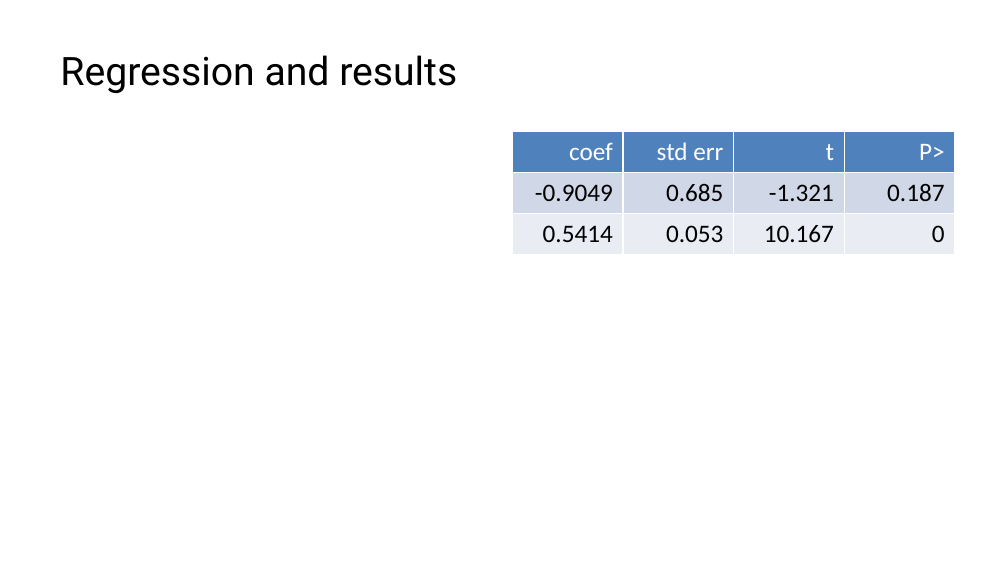
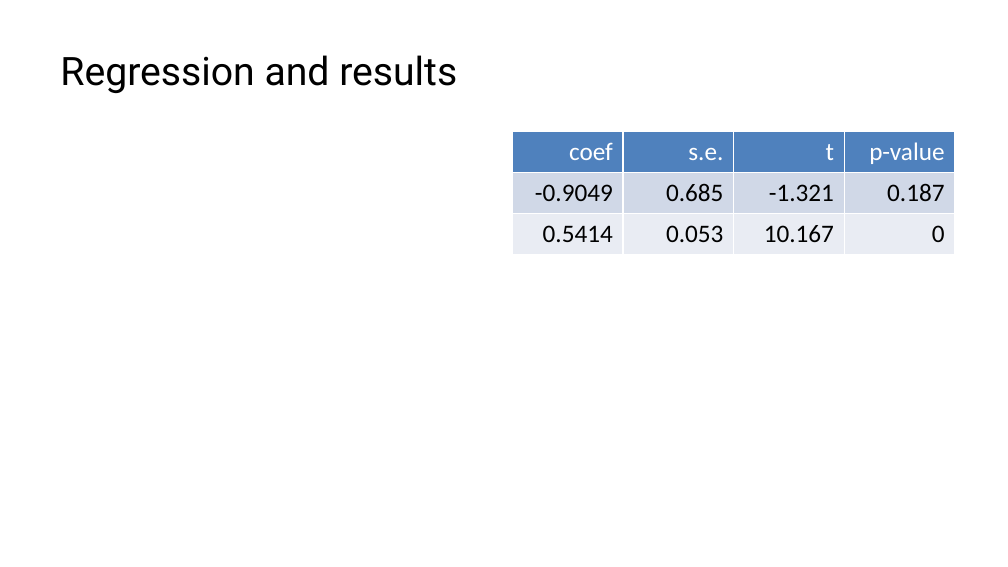
Before and after one commit to lucas-a-meyer/using-quarto, a slide deck: slide 15 of docs/presentation-orig.pptx. Drawn at 1008x567 pixels with LibreOffice and Linux fonts; fonts in the diff are those of the drawing. Boxes give left, top, right and bottom in pixels: in the first picture for what was removed or moved away, otherwise in the second. Text is boxed around its words. In the diff, an @@ line names an element or a change of style, - is before the commit and + after.

```diff
--- a/docs/presentation-orig.pptx
+++ b/docs/presentation-orig.pptx
@@ table at bbox=[512, 132, 956, 506] @@
-row 1, column 2: std err
+row 1, column 2: s.e.
-row 1, column 4: P>
+row 1, column 4: p-value
```
Also in this commit, not shown: 7 other files.
